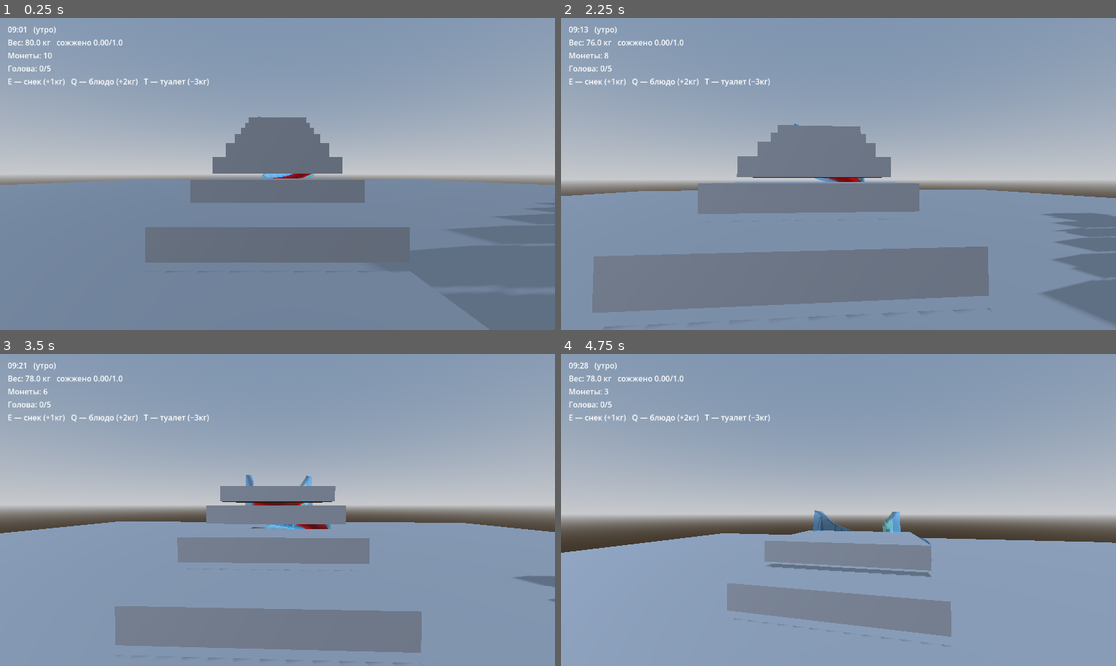
Above: before the commit, frames 1-4 (two rows, left to right).
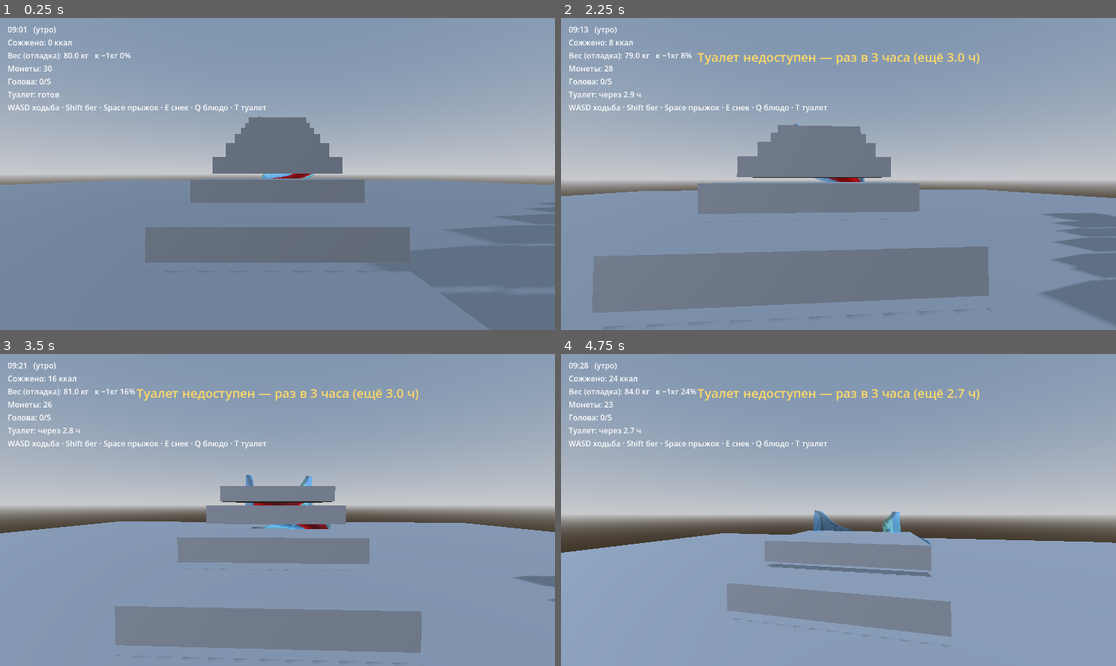
Above: after the commit, the same moments.

Repository: evangelipeep/Red-Wave
Game: Godot game, scene res://world/TestPlayground.tscn
The game is run twice, just before and just after one commit, with the same random seed, the same clock (stepped at 60 frames per second) and the same inputs. The project has no main scene, so this scene is started directly.
Inputs (mouse positions are in pixels of both pictures, inside the frame that each line leads up to):
- Up to frame 1 (0.25 s): no input
- Up to frame 2 (2.25 s): move the mouse to (866, 174) at 0.52 s; hold Q (eat_meal) 0.53-1.28 s; hold W (move_forward) from 0.53 s (still down); tap Space (jump) at 0.77, 1.07, 1.52, 1.82 s; tap Shift (sprint) at 0.8, 1.35 s; move the mouse to (810, 174) at 1.27 s; tap T (toilet) at 1.55 s; move the mouse to (849, 167) at 2.02 s; hold T (toilet) from 2.03 s (still down)
- Up to frame 3 (3.5 s): keep holding W (move_forward); tap Space (jump) at 2.3, 2.85, 3.02, 3.32 s; move the mouse to (271, 516) at 2.77 s; release T (toilet) at 2.78 s; tap Q (eat_meal) at 3.05 s
- Up to frame 4 (4.75 s): keep holding W (move_forward); move the mouse to (877, 513) at 3.52 s; hold Q (eat_meal) 3.53-4.28 s; tap Space (jump) at 3.77, 4.07, 4.52 s; tap Shift (sprint) at 3.8 s; move the mouse to (794, 506) at 4.27 s; tap E (eat_snack) at 4.35 s; tap T (toilet) at 4.55 s

The runs differ from the first frame. In frame 1, 1.2% of the frame differs, in the area x 1-49%, y 6-31%; in frame 2, 1.8%, in the area x 1-76%, y 6-31%; in frame 3, 1.8%; in frame 4, 1.8%.

Commit message:
feat(weight): калории по активности, потолок 100 + тост-лок, кулдаун туалета, инерция в воде

Diff:
--- a/autoload/EventBus.gd
+++ b/autoload/EventBus.gd
@@ -16,4 +16,5 @@
 signal zone_closed(player_id: int, zone: String)            # первопроходец (server-auth позже)
 signal quest_progress(player_id: int, quest_id: String, done: bool)
 signal ping_made(player_id: int, world_pos: Vector3, context: String)
+signal toast(message: String)                               # всплывающее уведомление в HUD
 @warning_ignore_restore("unused_signal")
--- a/autoload/GameConstants.gd
+++ b/autoload/GameConstants.gd
@@ -25,14 +25,21 @@
 # --- Вес ---
 const WEIGHT_START: float = 80.0
 const WEIGHT_MIN: float = 70.0
-const WEIGHT_MAX: float = 95.0
-const WEIGHT_LOCK: float = 91.0          # >= → нет экстрима
+const WEIGHT_MAX: float = 100.0          # потолок набора
+const WEIGHT_LOCK: float = 91.0          # >= → не пускают на экстрим (тост)
 const SPEED_AT_70: float = 0.85
 const SPEED_AT_90: float = 1.15
 const SNACK_KG: float = 1.0
 const MEAL_KG: float = 2.0
 const TOILET_KG: float = -3.0
-const RUN_M_PER_KG: float = 400.0
+const TOILET_COOLDOWN_FRAC: float = 0.25 # туалет раз в 3 ч (3/12 дня)
+
+# --- Сжигание калорий (бег/прыжки > ходьба/плавание) ---
+const CAL_PER_KG: float = 100.0          # калорий на −1 кг
+const CAL_WALK: float = 1.0              # в секунду при ходьбе
+const CAL_RUN: float = 3.0              # в секунду при беге
+const CAL_SWIM: float = 0.8             # в секунду при плавании
+const CAL_JUMP: float = 4.0             # за прыжок
 
 # --- Головокружение ---
 const DIZZY_MAX: int = 5
--- a/autoload/WeightSystem.gd
+++ b/autoload/WeightSystem.gd
@@ -1,24 +1,29 @@
 extends Node
-## Автолоад: вес игрока (DESIGN FROZEN, GDD §5). Старт 80 кг, диапазон 70–95.
+## Автолоад: вес игрока (GDD §5, балансовая правка v1.1).
+##   • Старт 80 кг, диапазон 70–100. Набор — только едой (снек +1 / блюдо +2),
+##     еда заодно снимает тошноту (RunState). Переел → лок экстрима.
 ##   • Скорость спуска: 70→×0.85, 80→×1.0, 90→×1.15, >90 — плато 1.15.
-##   • Лок экстрима: ≥91 не пускают, пока не ≤90 (гистерезис).
-##   • Набор: снек +1, блюдо +2. Сброс: туалет −3, бег −1 кг / 400 м.
-##   • Река/ванны вес НЕ меняют (в воде add_run_distance не зовём).
+##   • Лок экстрима: ≥91 кг не пускают (тост), снятие при ≤90.
+##   • Сброс: бег/прыжки сжигают калории (интенсивность важна), туалет −3 кг
+##     но раз в 3 игровых часа (кулдаун). Плавание/река вес почти не меняют.
 
 var kg: float = GameConstants.WEIGHT_START
-var _run_accum: float = 0.0          # накопленные метры бега к следующему −1 кг
+var calories_burned: float = 0.0     # за забег (это игрок и будет видеть)
+var _kg_accum: float = 0.0           # калории к следующему −1 кг
 var _extreme_locked: bool = false
+var _last_toilet_frac: float = -1.0  # доля дня последнего туалета (−1 = не ходил)
 
 func reset() -> void:
 	kg = GameConstants.WEIGHT_START
-	_run_accum = 0.0
+	calories_burned = 0.0
+	_kg_accum = 0.0
 	_extreme_locked = false
+	_last_toilet_frac = -1.0
 	EventBus.weight_changed.emit(Net.local_id(), kg)
 
 # Множитель скорости спуска от веса.
 func speed_factor() -> float:
 	var w := clampf(kg, GameConstants.WEIGHT_MIN, GameConstants.WEIGHT_MAX)
-	# 70→0.85 ... 90→1.15 линейно (0.015/кг), выше 90 — плато.
 	return clampf(GameConstants.SPEED_AT_70 + (w - 70.0) * 0.015,
 		GameConstants.SPEED_AT_70, GameConstants.SPEED_AT_90)
 
@@ -31,23 +36,41 @@
 func eat_meal() -> void:
 	_set_kg(kg + GameConstants.MEAL_KG)
 
-func toilet() -> void:
-	_set_kg(kg + GameConstants.TOILET_KG)   # TOILET_KG = −3
+# --- Туалет с кулдауном (раз в 3 игровых часа). ---
+func can_toilet() -> bool:
+	return _last_toilet_frac < 0.0 \
+		or (Clock.day_fraction - _last_toilet_frac) >= GameConstants.TOILET_COOLDOWN_FRAC
 
-# Бег сжигает вес: каждые RUN_M_PER_KG метров → −1 кг.
-func add_run_distance(meters: float) -> void:
-	_run_accum += meters
-	while _run_accum >= GameConstants.RUN_M_PER_KG:
-		_run_accum -= GameConstants.RUN_M_PER_KG
+func toilet() -> bool:
+	if not can_toilet():
+		return false
+	_last_toilet_frac = Clock.day_fraction
+	_set_kg(kg + GameConstants.TOILET_KG)
+	return true
+
+# Сколько игровых часов осталось до доступности туалета (0 — готов).
+func toilet_ready_in_hours() -> float:
+	if can_toilet():
+		return 0.0
+	return (GameConstants.TOILET_COOLDOWN_FRAC - (Clock.day_fraction - _last_toilet_frac)) * 12.0
+
+# --- Сжигание калорий (зовёт PlayerController по активности). ---
+func burn(calories: float) -> void:
+	if calories <= 0.0:
+		return
+	calories_burned += calories
+	_kg_accum += calories
+	while _kg_accum >= GameConstants.CAL_PER_KG:
+		_kg_accum -= GameConstants.CAL_PER_KG
 		_set_kg(kg - 1.0)
 
-# Прогресс к следующему сожжённому килограмму (0..1) — для HUD «сожжено X.X/1.0».
+# Прогресс к следующему сожжённому килограмму (0..1).
 func burn_progress() -> float:
-	return _run_accum / GameConstants.RUN_M_PER_KG
+	return _kg_accum / GameConstants.CAL_PER_KG
 
 func _set_kg(v: float) -> void:
 	kg = clampf(v, GameConstants.WEIGHT_MIN, GameConstants.WEIGHT_MAX)
-	# Гистерезис лока экстрима: блок при ≥91, снятие при ≤90.
+	# Гистерезис лока: блок при ≥91, снятие при ≤90.
 	if kg >= GameConstants.WEIGHT_LOCK:
 		_extreme_locked = true
 	elif kg <= GameConstants.WEIGHT_LOCK - 1.0:
--- a/player/PlayerController.gd
+++ b/player/PlayerController.gd
@@ -23,7 +23,7 @@
 @export var swim_accel: float = 6.0
 @export var swim_rise_speed: float = 3.5     # всплытие/погружение (Space/Ctrl)
 @export var swim_idle_sink: float = 0.8      # лёгкое погружение в покое
-@export var swim_vertical_accel: float = 8.0 # ниже = дольше скользим по инерции под водой
+@export var water_drag: float = 1.5          # сопротивление воды (ниже = дольше скользишь по инерции)
 @export var splash_sound: AudioStream        # звук брызг (назначь .wav/.ogg в инспекторе)
 
 var swimming: bool = false
@@ -69,7 +69,9 @@
 	elif event.is_action_pressed("eat_meal"):
 		RunState.try_eat_meal()
 	elif event.is_action_pressed("toilet"):
-		WeightSystem.toilet()
+		if not WeightSystem.toilet():
+			EventBus.toast.emit("Туалет недоступен — раз в 3 часа (ещё %.1f ч)"
+				% WeightSystem.toilet_ready_in_hours())
 
 func _physics_process(delta: float) -> void:
 	if riding:
@@ -84,6 +86,7 @@
 		velocity.y -= _gravity * delta
 	if is_on_floor() and Input.is_action_just_pressed("jump"):
 		velocity.y = jump_velocity
+		WeightSystem.burn(GameConstants.CAL_JUMP)   # прыжок сжигает калории — не почитеришь
 
 	var input := Input.get_vector("move_left", "move_right", "move_forward", "move_back")
 	var dir := (transform.basis * Vector3(input.x, 0.0, input.y)).normalized()
@@ -98,10 +101,12 @@
 	velocity.z = horiz.z
 	move_and_slide()
 
-	# Бег сжигает вес (−1 кг / 400 м). Считаем только на земле.
-	var dist := Vector2(velocity.x, velocity.z).length() * delta
-	if is_on_floor() and dist > 0.0:
-		WeightSystem.add_run_distance(dist)
+	# Активность сжигает калории: бег жжёт больше ходьбы (прыжок учтён выше).
+	if is_on_floor():
+		var ground_speed := Vector2(velocity.x, velocity.z).length()
+		if ground_speed > 0.3:
+			var rate := GameConstants.CAL_RUN if sprinting else GameConstants.CAL_WALK
+			WeightSystem.burn(rate * delta)
 
 	# Comfort: ощущение скорости + посадочный «клевок».
 	var speed_ratio := Vector2(velocity.x, velocity.z).length() / sprint_speed
@@ -115,29 +120,36 @@
 	# Глубина «головы»: >0 — голова под водой, <0 — над поверхностью.
 	var depth := _water_surface_y - (global_position.y + 0.9)
 
-	# Горизонталь — туда, куда смотрим.
+	# Сопротивление воды гасит инерцию ПЛАВНО — влетаешь со скоростью и скользишь.
+	var k := clampf(water_drag * delta, 0.0, 1.0)
+	velocity = velocity.lerp(Vector3.ZERO, k)
+
+	# Горизонталь: управление добавляет силу (равновесная скорость ≈ swim_speed).
 	var dir := _cam.global_transform.basis * Vector3(input.x, 0.0, input.y)
 	var horiz := Vector3(dir.x, 0.0, dir.z)
 	if horiz.length() > 1.0:
 		horiz = horiz.normalized()
-	velocity.x = lerp(velocity.x, horiz.x * swim_speed, clampf(swim_accel * delta, 0.0, 1.0))
-	velocity.z = lerp(velocity.z, horiz.z * swim_speed, clampf(swim_accel * delta, 0.0, 1.0))
-
-	# Вертикаль (как в Minecraft): Space — всплывать, Ctrl — нырять, иначе медленно тонуть.
-	# Когда всплываешь к поверхности и продолжаешь жать Space — мягко выходишь из воды
-	# (уносишь вверх скорость ≤ swim_rise_speed), без катапульты.
-	var target_vy := -swim_idle_sink
+	velocity.x += horiz.x * swim_speed * water_drag * delta
+	velocity.z += horiz.z * swim_speed * water_drag * delta
+
+	# Вертикаль (как в Minecraft): Space — всплывать, Ctrl — нырять, иначе лёгкое погружение.
+	# Всплыл к поверхности и держишь Space → мягко выходишь (уносишь ≤ swim_rise_speed).
 	if Input.is_action_pressed("jump"):
-		target_vy = swim_rise_speed
+		velocity.y += swim_rise_speed * water_drag * delta
 	elif Input.is_action_pressed("swim_down"):
-		target_vy = -swim_rise_speed
-	# Над поверхностью без всплытия не «вылетаем» — мягко тянем вниз.
+		velocity.y -= swim_rise_speed * water_drag * delta
+	else:
+		velocity.y -= swim_idle_sink * water_drag * delta
 	if depth < 0.0 and not Input.is_action_pressed("jump"):
-		target_vy = minf(target_vy, -0.5)
-	velocity.y = move_toward(velocity.y, target_vy, swim_vertical_accel * delta)
+		velocity.y = minf(velocity.y, -0.3)
 
 	move_and_slide()
-	_cam.update_motion(Vector2(velocity.x, velocity.z).length() / swim_speed, false, delta, false)
+
+	# Плавание сжигает мало калорий (только при движении).
+	var swim_spd := Vector2(velocity.x, velocity.z).length()
+	if swim_spd > 0.3:
+		WeightSystem.burn(GameConstants.CAL_SWIM * delta)
+	_cam.update_motion(swim_spd / swim_speed, false, delta, false)
 	_was_on_floor = false
 
 # --- Катание с горки (управляется SlideRail). ---
--- a/systems/slide/SlideRail.gd
+++ b/systems/slide/SlideRail.gd
@@ -197,8 +197,7 @@
 	# Лок экстрима по весу (GDD §5): ≥91 кг не пускают.
 	var info: Dictionary = Slides.SLIDES.get(slide_id, {})
 	if info.get("extreme", false) and not WeightSystem.can_ride_extreme():
-		print("[SlideRail] %s — экстрим заблокирован: вес %.0f ≥ %.0f кг" % [
-			slide_id, WeightSystem.kg, GameConstants.WEIGHT_LOCK])
+		EventBus.toast.emit("Слишком большой вес (%.0f кг) — на горку не допускаем" % WeightSystem.kg)
 		return
 	_start_ride(body)
 
--- a/ui/HUD.gd
+++ b/ui/HUD.gd
@@ -1,23 +1,45 @@
 extends CanvasLayer
-## Минимальный HUD фазы 1: время+фаза дня, вес (+сжигание), монеты, голова.
-## Тянет данные из автолоадов напрямую (просто и достаточно для прототипа).
+## Минимальный HUD фазы 1: время+фаза, калории (это игрок и будет видеть),
+## вес (пока для отладки — позже спрячем за пункты взвешивания), монеты, голова,
+## статус туалета. Плюс всплывающие тосты (EventBus.toast).
 
 @onready var _time: Label = $VBox/Time
+@onready var _cal: Label = $VBox/Calories
 @onready var _weight: Label = $VBox/Weight
 @onready var _coins: Label = $VBox/Coins
 @onready var _dizzy: Label = $VBox/Dizzy
+@onready var _toilet: Label = $VBox/Toilet
 @onready var _hint: Label = $VBox/Hint
+@onready var _toast: Label = $ToastWrap/Toast
+
+var _toast_time: float = 0.0
 
 func _ready() -> void:
-	_hint.text = "E — снек (+1кг)   Q — блюдо (+2кг)   T — туалет (−3кг)"
+	_toast.text = ""
+	_hint.text = "WASD ходьба · Shift бег · Space прыжок · E снек · Q блюдо · T туалет"
+	EventBus.toast.connect(_on_toast)
 
-func _process(_delta: float) -> void:
+func _process(delta: float) -> void:
 	_time.text = "%s   (%s)" % [Clock.game_time_string(), _phase_ru(Clock.phase())]
+	_cal.text = "Сожжено: %.0f ккал" % WeightSystem.calories_burned
 	var lock := "  ⛔экстрим" if not WeightSystem.can_ride_extreme() else ""
-	_weight.text = "Вес: %.1f кг   сожжено %.2f/1.0%s" % [
-		WeightSystem.kg, WeightSystem.burn_progress(), lock]
+	_weight.text = "Вес (отладка): %.1f кг   к −1кг %.0f%%%s" % [
+		WeightSystem.kg, WeightSystem.burn_progress() * 100.0, lock]
 	_coins.text = "Монеты: %d" % RunState.coins
 	_dizzy.text = "Голова: %d/%d" % [RunState.dizziness, GameConstants.DIZZY_MAX]
+	if WeightSystem.can_toilet():
+		_toilet.text = "Туалет: готов"
+	else:
+		_toilet.text = "Туалет: через %.1f ч" % WeightSystem.toilet_ready_in_hours()
+
+	if _toast_time > 0.0:
+		_toast_time -= delta
+		if _toast_time <= 0.0:
+			_toast.text = ""
+
+func _on_toast(message: String) -> void:
+	_toast.text = message
+	_toast_time = 3.0
 
 func _phase_ru(p: String) -> String:
 	match p:
--- a/ui/HUD.tscn
+++ b/ui/HUD.tscn
@@ -8,14 +8,17 @@
 [node name="VBox" type="VBoxContainer" parent="."]
 offset_left = 16.0
 offset_top = 12.0
-offset_right = 520.0
-offset_bottom = 160.0
+offset_right = 560.0
+offset_bottom = 220.0
 
 [node name="Time" type="Label" parent="VBox"]
 text = "09:00   (утро)"
 
+[node name="Calories" type="Label" parent="VBox"]
+text = "Сожжено: 0 ккал"
+
 [node name="Weight" type="Label" parent="VBox"]
-text = "Вес: 80.0 кг"
+text = "Вес (отладка): 80.0 кг"
 
 [node name="Coins" type="Label" parent="VBox"]
 text = "Монеты: 10"
@@ -23,5 +26,21 @@
 [node name="Dizzy" type="Label" parent="VBox"]
 text = "Голова: 0/5"
 
+[node name="Toilet" type="Label" parent="VBox"]
+text = "Туалет: готов"
+
 [node name="Hint" type="Label" parent="VBox"]
 text = ""
+
+[node name="ToastWrap" type="VBoxContainer" parent="."]
+anchor_left = 0.0
+anchor_right = 1.0
+anchor_top = 0.08
+offset_bottom = 60.0
+alignment = 1
+
+[node name="Toast" type="Label" parent="ToastWrap"]
+modulate = Color(1, 0.85, 0.4, 1)
+theme_override_font_sizes/font_size = 26
+horizontal_alignment = 1
+text = ""
--- a/world/RunBootstrap.gd
+++ b/world/RunBootstrap.gd
@@ -8,6 +8,7 @@
 	GameConstants.run_length = debug_run_length
 	WeightSystem.reset()
 	RunState.reset()
+	RunState.coins = 30   # DEBUG: больше монет, чтобы можно было переесть до лока ≥91 кг
 	Hype.roll()
 	Clock.start_run()
 	EventBus.run_started.emit()
Not shown, changed: PHASE1_PLAN.md
